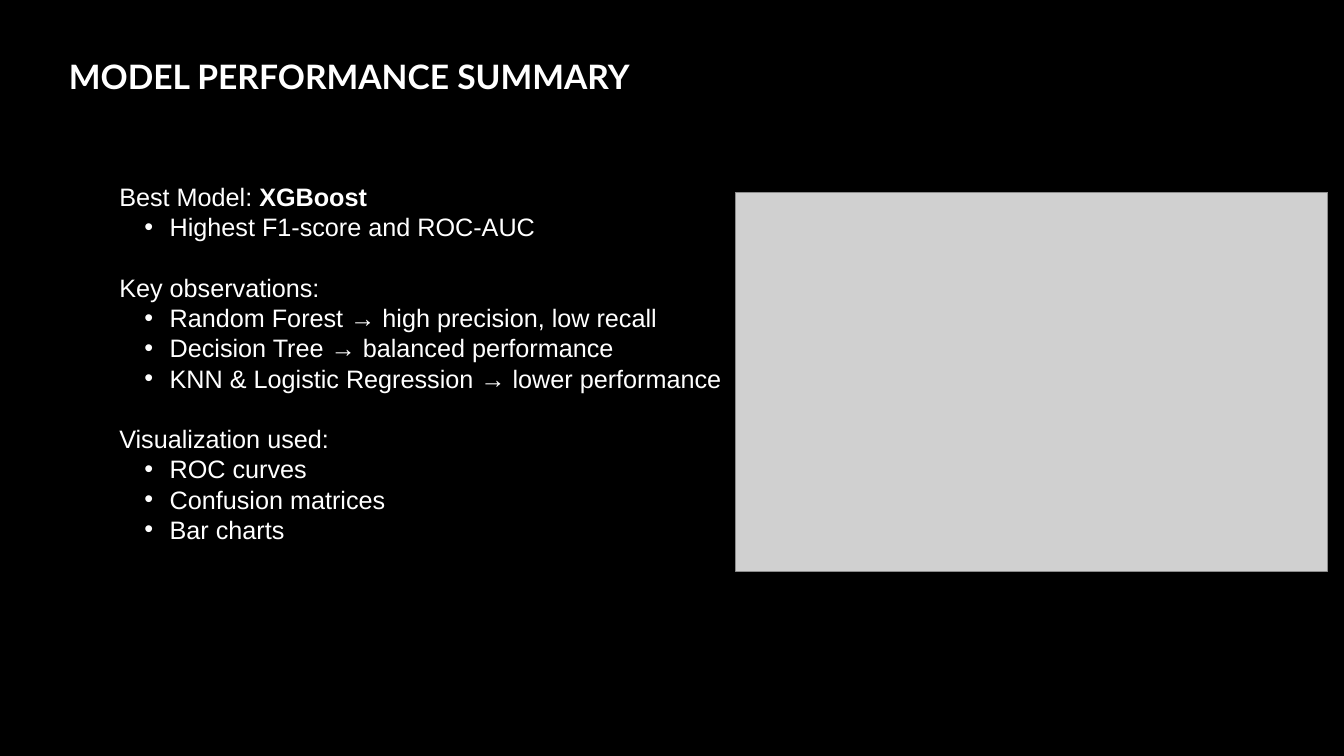
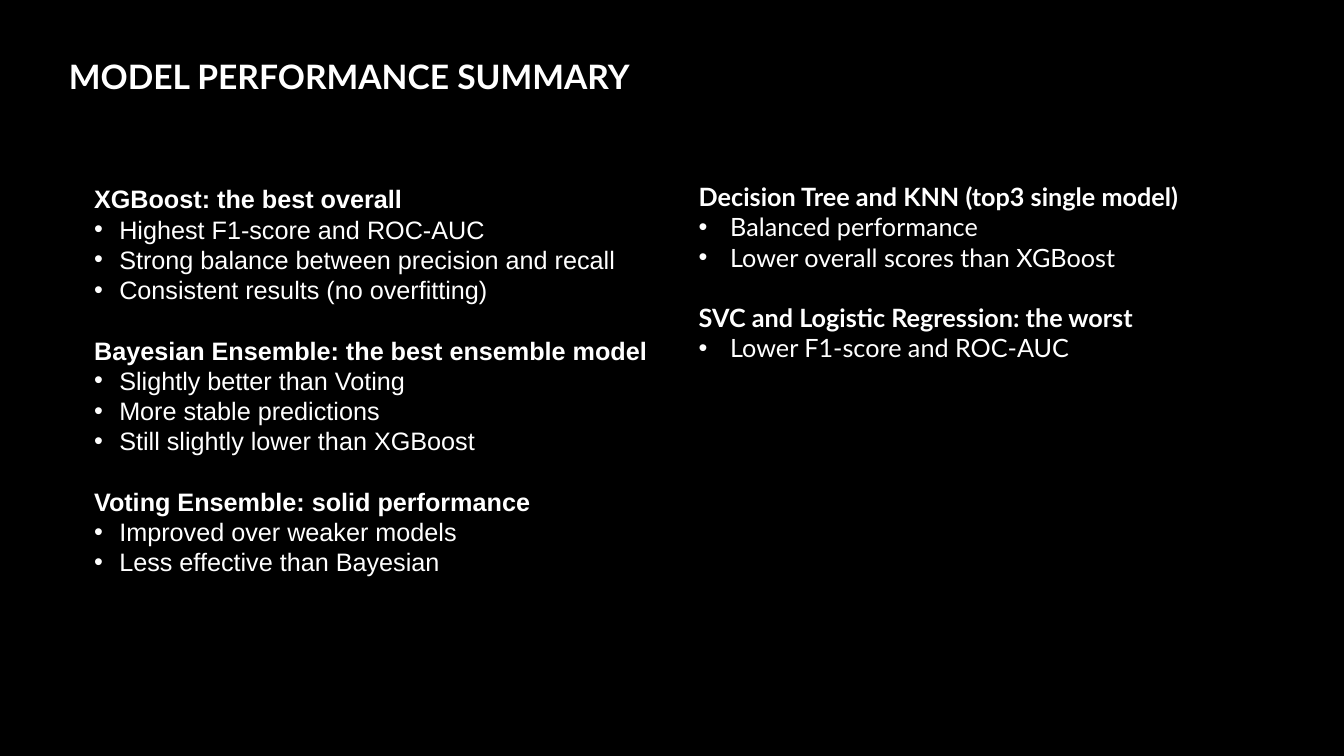
Before and after one commit to yu-cyber01/Final__Hotel_Booking_Demand_ITAI1371_WED14406_CherlukSumdin, a slide deck: slide 3 of Final Presentation.pptx. Drawn at 1344x756 pixels with LibreOffice and Linux fonts; fonts in the diff are those of the drawing; grey boxes stand for pictures. Boxes give left, top, right and bottom in pixels: in the first picture for what was removed or moved away, otherwise in the second. Text is boxed around its words. In the diff, an @@ line names an element or a change of style, - is before the commit and + after.

```diff
--- a/Final Presentation.pptx
+++ b/Final Presentation.pptx
@@ text added at bbox=[94, 189, 647, 577], 18 pt, text #FFFFFF @@
+XGBoost: the best overall
+• Highest F1-score and ROC-AUC
+• Strong balance between precision and recall
+• Consistent results (no overfitting)
+Bayesian Ensemble: the best ensemble model
+• Slightly better than Voting
+• More stable predictions
+• Still slightly lower than XGBoost
+Voting Ensemble: solid performance
+• Improved over weaker models
+• Less effective than Bayesian
@@ text removed at bbox=[119, 187, 721, 540] @@
-Best Model: XGBoost
-  • Highest F1-score and ROC-AUC
-Key observations:
-  • Random Forest → high precision, low recall
-  • Decision Tree → balanced performance
-  • KNN & Logistic Regression → lower performance
-Visualization used:
-  • ROC curves
-  • Confusion matrices
-  • Bar charts
@@ text added at bbox=[699, 186, 1178, 358], 18 pt, text #FFFFFF @@
+Decision Tree and KNN (top3 single model)
+• Balanced performance
+• Lower overall scores than XGBoost
+SVC and Logistic Regression: the worst
+• Lower F1-score and ROC-AUC
@@ picture removed at bbox=[735, 193, 1328, 572] @@
```
Also in this commit, not shown: 2 other slides changed.
